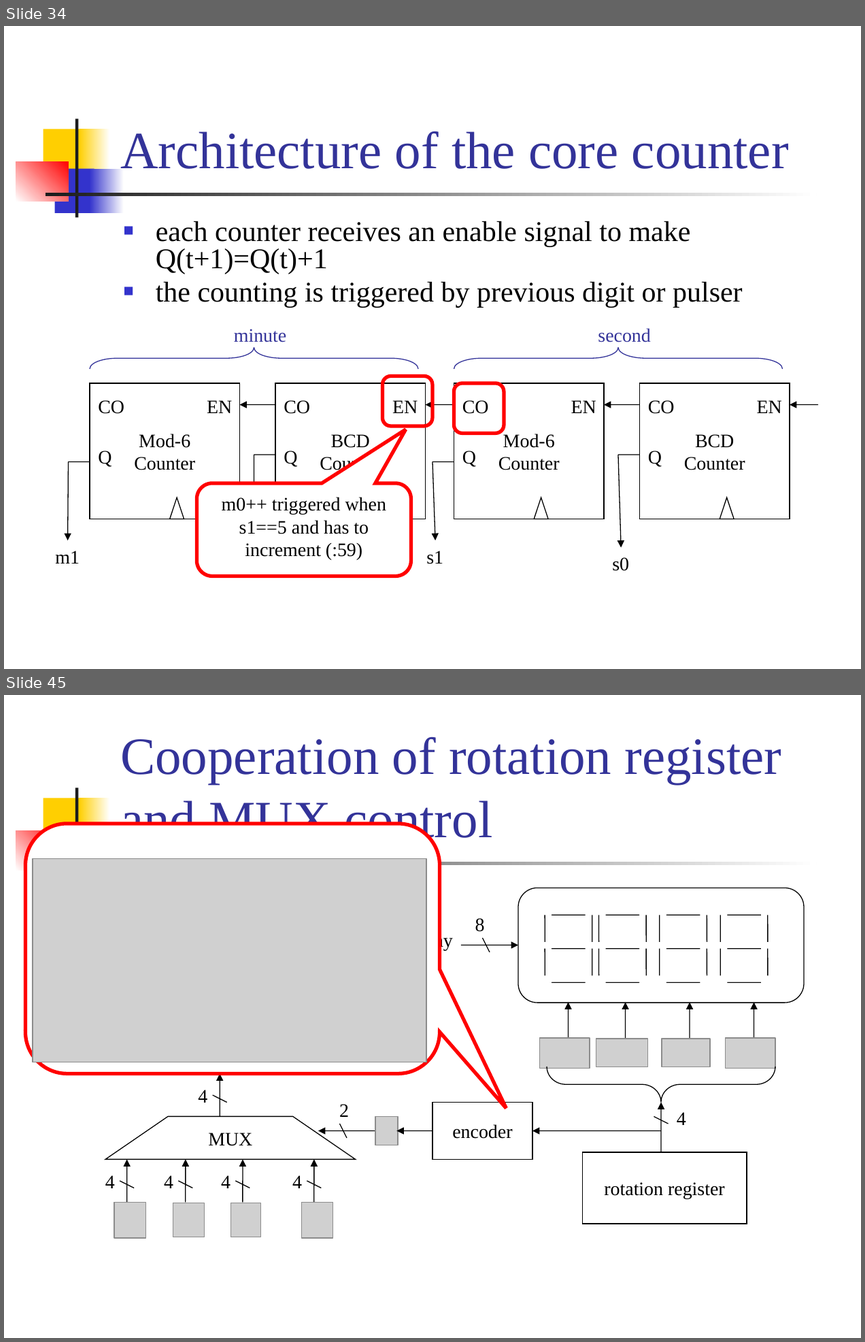
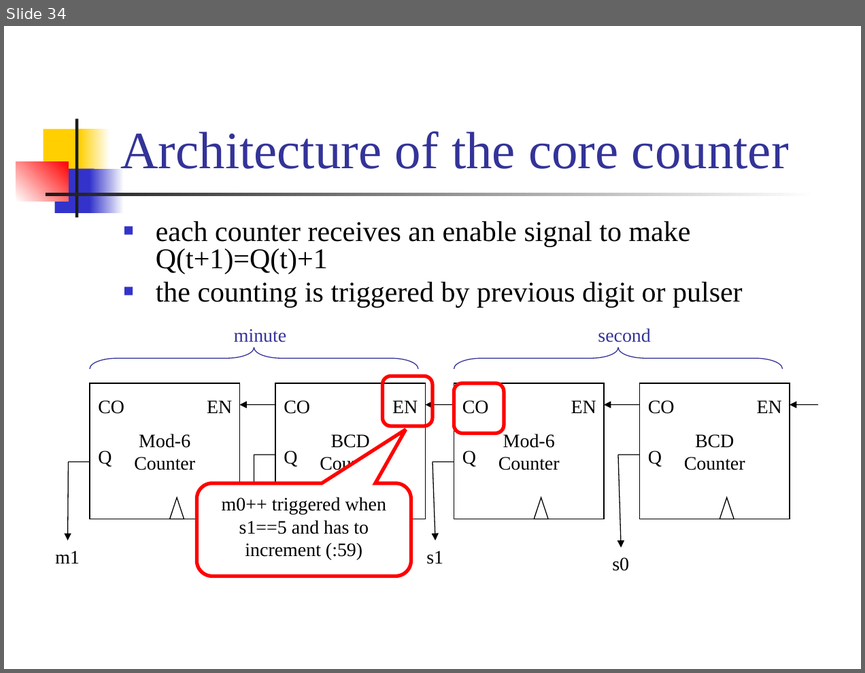
Before and after one commit to CGUSystemCourses/Comp_Org-2018, a slide deck: Lectures/lec05-digital_clock/lec05-digital_clock.pptx. Shown one above the other, each under a label of ours: slides 34 and 45 before the commit, slide 34 after it; the slides between them are not shown. The pictures are 865x1342 and 865x673 pixels, drawn with LibreOffice and Linux fonts; fonts in the diff are those of the drawing; grey boxes stand for pictures. Boxes give left, top, right and bottom in pixels: in the first picture for what was removed or moved away, otherwise in the second. Text is boxed around its words. In the diff, an @@ line names an element or a change of style, - is before the commit and + after.

```diff
--- a/Lectures/lec05-digital_clock/lec05-digital_clock.pptx
+++ b/Lectures/lec05-digital_clock/lec05-digital_clock.pptx
@@ slide 45 removed at [4, 695, 861, 1338], background #FFFFFF; not listed: 7 template elements that a slide beside it also shows @@
@@ title removed at [120, 737, 782, 847] @@
-Cooperation of rotation register and MUX control
@@ rounded speech box removed at [26, 824, 439, 1074] @@
@@ picture removed at [33, 859, 426, 1062] @@
@@ group removed at [105, 888, 804, 1238]: 36 lines, 14 arrows, 10 pictures, 9 texts, 2 rectangles, 1 rounded rectangle, 1 left brace, 1 freeform shape @@
-8
-display
-rotation register
-4
-MUX
-4
-4
-4
-4
-4
-2
-encoder
```
Also in this commit, not shown: 1 slide changed, 25 other slides removed.
